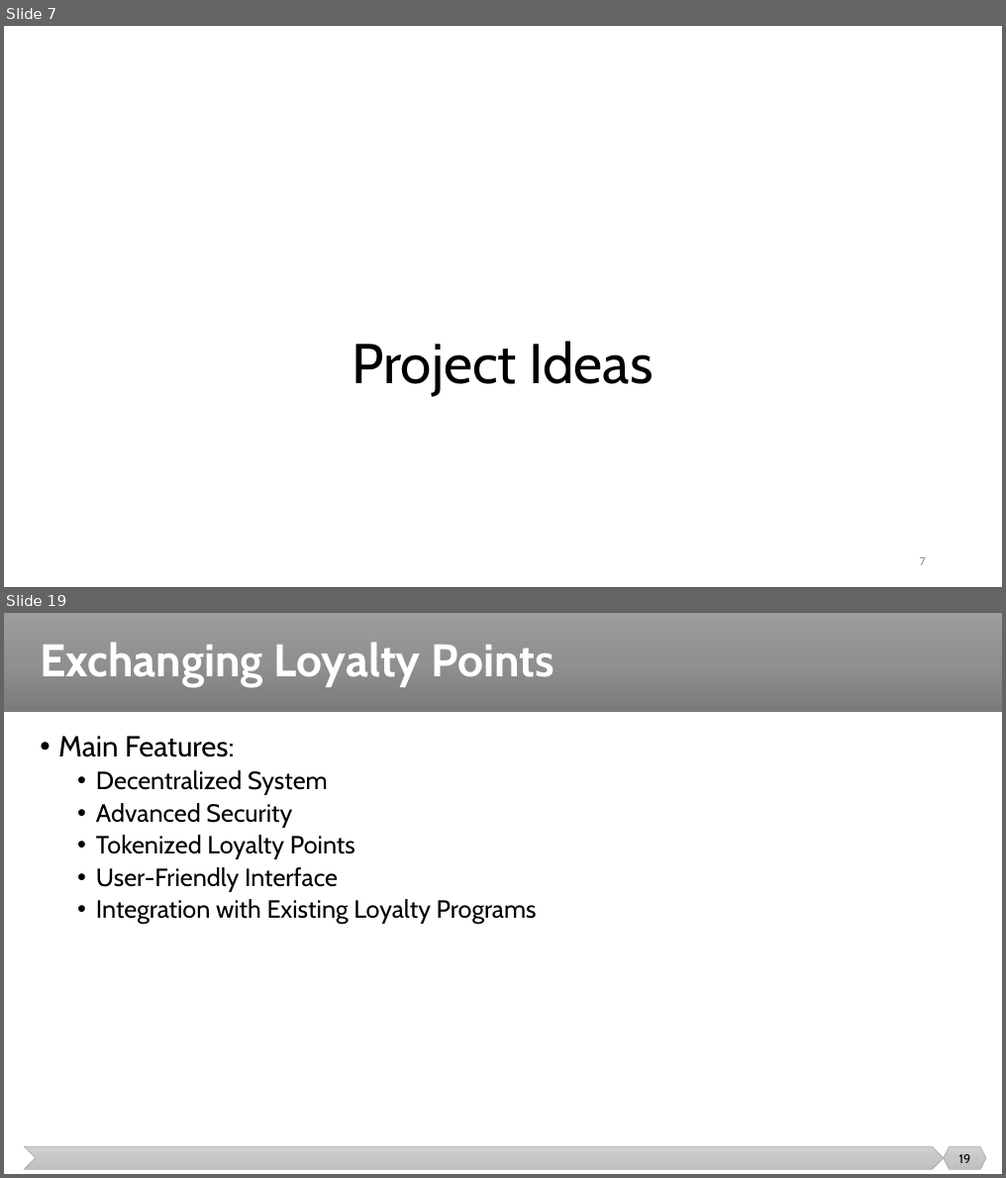
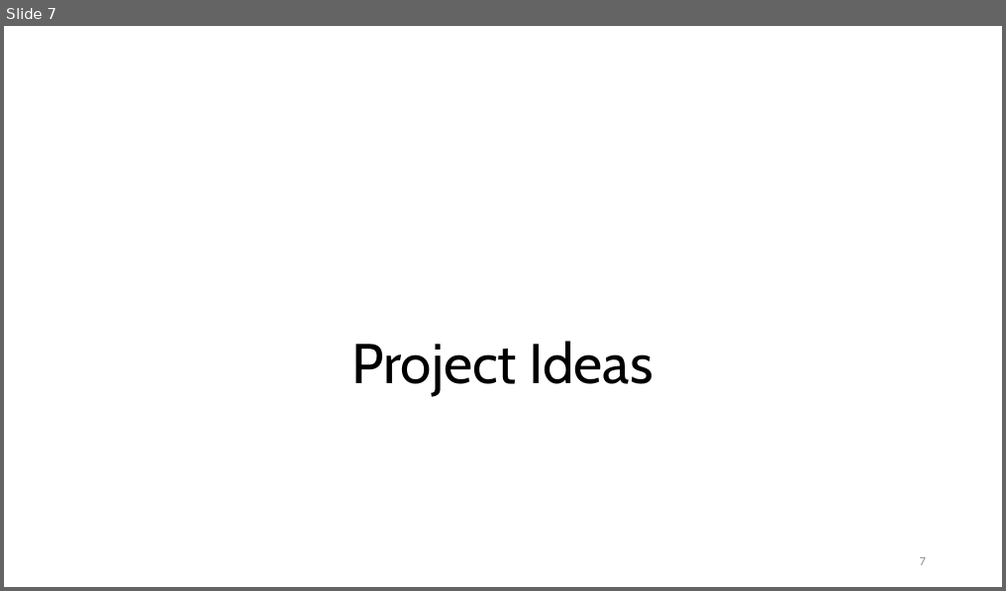
Before and after one commit to malenezi/malenezi, a slide deck: SE499/Lectures/2/Projects.pptx. Shown one above the other, each under a label of ours: slides 7 and 19 before the commit, slide 7 after it; the slides between them are not shown. The pictures are 1006x1178 and 1006x591 pixels, drawn with LibreOffice and Linux fonts; fonts in the diff are those of the drawing. Boxes give left, top, right and bottom in pixels: in the first picture for what was removed or moved away, otherwise in the second. Text is boxed around its words. In the diff, an @@ line names an element or a change of style, - is before the commit and + after.

```diff
--- a/SE499/Lectures/2/Projects.pptx
+++ b/SE499/Lectures/2/Projects.pptx
@@ slide 19 removed at [4,613,1002,1174], background #FFFFFF @@
@@ rectangle removed at [4,613,1002,712] @@
@@ title removed at [40,642,554,687] @@
-Exchanging Loyalty Points
@@ text removed at [58,736,537,924] @@
-• Main Features:
-  • Decentralized System
-  • Advanced Security
-  • Tokenized Loyalty Points
-  • User-Friendly Interface
-  • Integration with Existing Loyalty Programs
@@ chevron removed at [24,1147,944,1170] @@
@@ hexagon removed at [944,1147,986,1170] @@
@@ page number removed at [959,1155,971,1163] @@
-19
```
Also in this commit, not shown: 10 slides changed, 14 slides added, 5 other slides removed.
